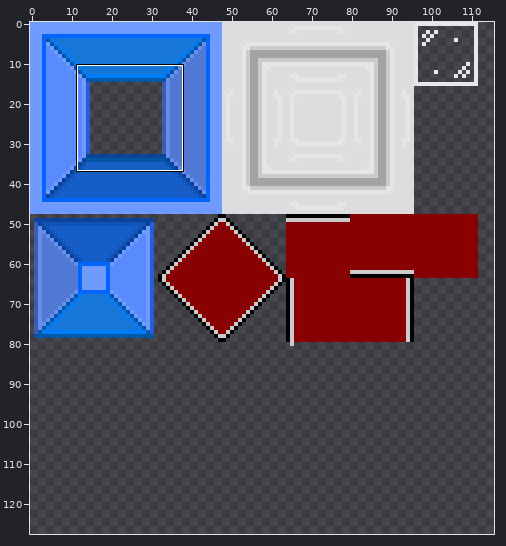
Edited in one commit: sprite sheet (assets/images/tileset.png). Above, an overview of the earlier version with the close-up marked.
Close-up. The starting point:
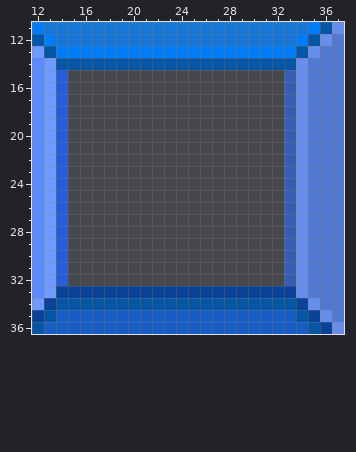
The file is 128x128 pixels. Colours within 5 levels of each other are drawn and written as one. Shown: x 12..37, y 11..36. The wide view leaves out empty margins. The commit also changed other parts of the picture, which this record leaves out.
After the commit:
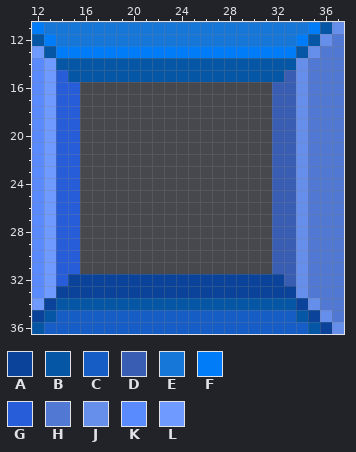
Palette (. is transparent): A #0a4399  B #0656a6  C #175dc6  D #395db3  E #1677d9  F #007cf9  G #285dd9  H #5178d2  J #668fec  K #598bff  L #6f9aff
From old to new:
@@ x 12..37 @@
 14 KLBBBBBBBBBBBBBBBBBBBBJHHH
-15 KLG..................DJHHH
-16 KLG..................DJHHH
-17 KLG..................DJHHH
-18 KLG..................DJHHH
-19 KLG..................DJHHH
-20 KLG..................DJHHH
-21 KLG..................DJHHH
-22 KLG..................DJHHH
-23 KLG..................DJHHH
-24 KLG..................DJHHH
-25 KLG..................DJHHH
-26 KLG..................DJHHH
-27 KLG..................DJHHH
-28 KLG..................DJHHH
-29 KLG..................DJHHH
-30 KLG..................DJHHH
-31 KLG..................DJHHH
-32 KLG..................DJHHH
+15 KLGBBBBBBBBBBBBBBBBBBDJHHH
+16 KLGG................DDJHHH
+17 KLGG................DDJHHH
+18 KLGG................DDJHHH
+19 KLGG................DDJHHH
+20 KLGG................DDJHHH
+21 KLGG................DDJHHH
+22 KLGG................DDJHHH
+23 KLGG................DDJHHH
+24 KLGG................DDJHHH
+25 KLGG................DDJHHH
+26 KLGG................DDJHHH
+27 KLGG................DDJHHH
+28 KLGG................DDJHHH
+29 KLGG................DDJHHH
+30 KLGG................DDJHHH
+31 KLGG................DDJHHH
+32 KLGAAAAAAAAAAAAAAAAAADJHHH
 33 KLAAAAAAAAAAAAAAAAAAAAJHHH
Where, in picture pixels (left, top, right, bottom), the same in both close-ups:
added: (68, 70, 284, 286)
